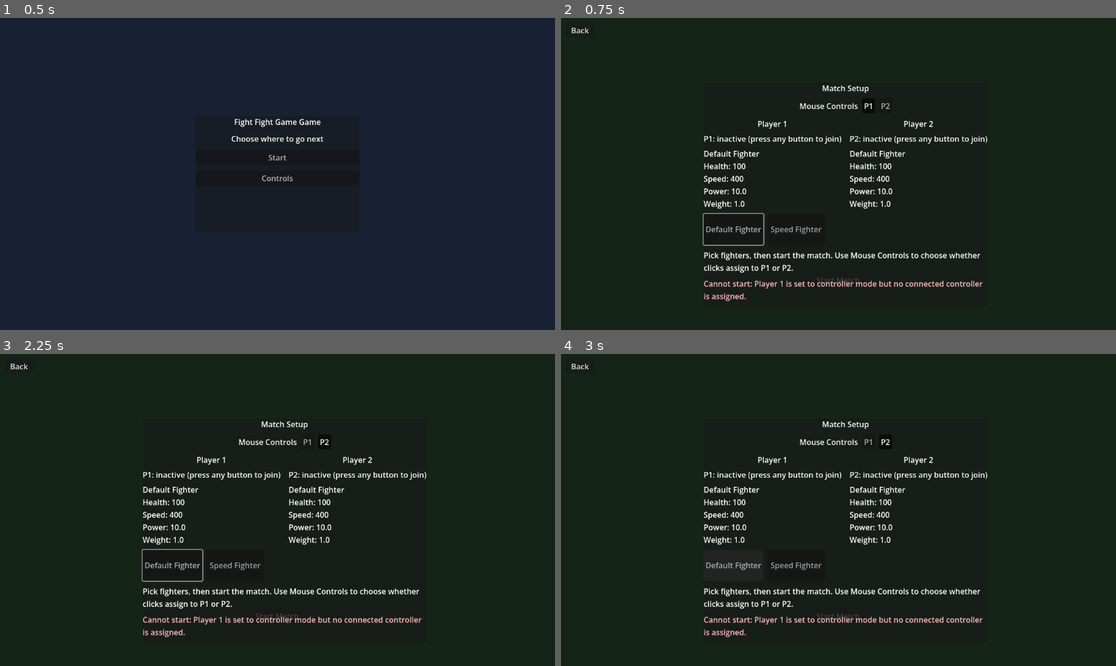
Above: before the commit, frames 1-4 (two rows, left to right).
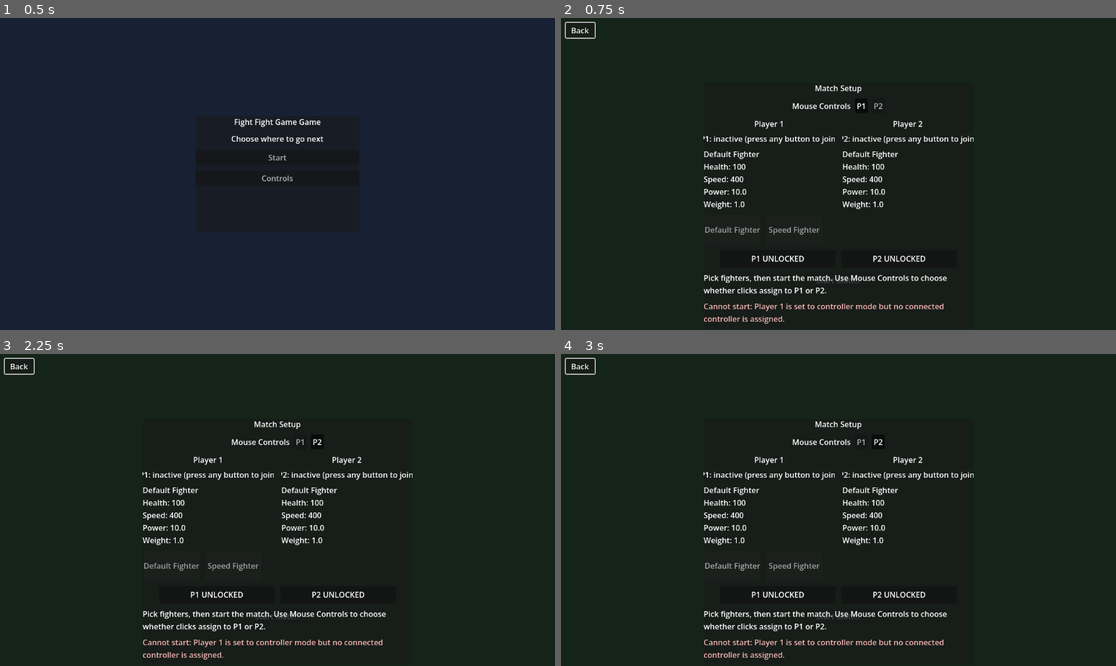
Above: after the commit, the same moments.

Repository: GitLlamma/Fight-Fight-Game-Game
Game: Godot game, scene res://scenes/main.tscn
Same seed, same stepped clock (60 frames per second), same inputs: the game is played once before the commit and once after it.
Inputs:
- Up to frame 1 (0.5 s): no input
- Up to frame 2 (0.75 s): click "Start" at 0.5 s
- Up to frame 3 (2.25 s): click "P1" at 1.25 s; click "P2" at 2 s
- Up to frame 4 (3 s): click "Default Fighter" at 2.75 s

Frame 1 is identical in both runs. In frame 2, 5.2% of the frame differs, in the area x 0-77%, y 1-98%; in frame 3, 5.2%; in frame 4, 5.1%.

Commit message:
Made the character select screen more static

Diff:
--- a/GodotFiles/fight-fight-game-game/scenes/ui/hud.tscn
+++ b/GodotFiles/fight-fight-game-game/scenes/ui/hud.tscn
@@ -142,6 +142,8 @@
 [node name="P1SelectionLabel" type="Label" parent="CharacterSelectScreen/SelectContent/PlayerColumns/P1Column"]
 text = "Current: -"
 horizontal_alignment = 1
+custom_minimum_size = Vector2(240, 24)
+clip_text = true
 
 [node name="P1PreviewLabel" type="Label" parent="CharacterSelectScreen/SelectContent/PlayerColumns/P1Column"]
 text = ""
@@ -162,6 +164,8 @@
 [node name="P2SelectionLabel" type="Label" parent="CharacterSelectScreen/SelectContent/PlayerColumns/P2Column"]
 text = "Current: -"
 horizontal_alignment = 1
+custom_minimum_size = Vector2(240, 24)
+clip_text = true
 
 [node name="P2PreviewLabel" type="Label" parent="CharacterSelectScreen/SelectContent/PlayerColumns/P2Column"]
 text = ""
@@ -172,6 +176,26 @@
 columns = 3
 theme_override_constants/h_separation = 8
 theme_override_constants/v_separation = 8
+
+[node name="LockStatusRow" type="HBoxContainer" parent="CharacterSelectScreen/SelectContent"]
+alignment = 1
+theme_override_constants/separation = 12
+
+[node name="P1LockPanel" type="PanelContainer" parent="CharacterSelectScreen/SelectContent/LockStatusRow"]
+custom_minimum_size = Vector2(240, 36)
+
+[node name="P1LockLabel" type="Label" parent="CharacterSelectScreen/SelectContent/LockStatusRow/P1LockPanel"]
+horizontal_alignment = 1
+text = "P1 Unlocked"
+clip_text = true
+
+[node name="P2LockPanel" type="PanelContainer" parent="CharacterSelectScreen/SelectContent/LockStatusRow"]
+custom_minimum_size = Vector2(240, 36)
+
+[node name="P2LockLabel" type="Label" parent="CharacterSelectScreen/SelectContent/LockStatusRow/P2LockPanel"]
+horizontal_alignment = 1
+text = "P2 Unlocked"
+clip_text = true
 
 [node name="HintLabel" type="Label" parent="CharacterSelectScreen/SelectContent"]
 text = "Pick fighters, then start the match. Use Mouse Controls to choose whether clicks assign to P1 or P2."
--- a/GodotFiles/fight-fight-game-game/scripts/hud.gd
+++ b/GodotFiles/fight-fight-game-game/scripts/hud.gd
@@ -22,6 +22,10 @@
 @onready var p2_selection_label = $CharacterSelectScreen/SelectContent/PlayerColumns/P2Column/P2SelectionLabel
 @onready var p1_preview_label = $CharacterSelectScreen/SelectContent/PlayerColumns/P1Column/P1PreviewLabel
 @onready var p2_preview_label = $CharacterSelectScreen/SelectContent/PlayerColumns/P2Column/P2PreviewLabel
+@onready var p1_lock_panel = $CharacterSelectScreen/SelectContent/LockStatusRow/P1LockPanel
+@onready var p1_lock_label = $CharacterSelectScreen/SelectContent/LockStatusRow/P1LockPanel/P1LockLabel
+@onready var p2_lock_panel = $CharacterSelectScreen/SelectContent/LockStatusRow/P2LockPanel
+@onready var p2_lock_label = $CharacterSelectScreen/SelectContent/LockStatusRow/P2LockPanel/P2LockLabel
 @onready var mouse_owner_p1_button = $CharacterSelectScreen/SelectContent/MouseOwnerRow/MouseOwnerP1Button
 @onready var mouse_owner_p2_button = $CharacterSelectScreen/SelectContent/MouseOwnerRow/MouseOwnerP2Button
 @onready var character_grid = $CharacterSelectScreen/SelectContent/CharacterGrid
@@ -107,6 +111,7 @@
 const PLAYER_LOCK_COLOR_P2 := Color(0.55, 0.75, 1.0, 1.0)
 const PLAYER_LOCK_COLOR_BOTH := Color(1.0, 0.55, 1.0, 1.0)
 const CHARACTER_TILE_IDLE_COLOR := Color(0.72, 0.72, 0.72, 1.0)
+const PLAYER_LOCK_PANEL_IDLE_COLOR := Color(0.6, 0.6, 0.6, 1.0)
 const MAIN_MENU_TARGET_START: StringName = &"start"
 const MAIN_MENU_TARGET_CONTROLS: StringName = &"controls"
 const REQUIRED_REBIND_ACTIONS: Array[StringName] = [
@@ -396,6 +401,7 @@
 	p2_selection_label.text = "P2: %s" % _build_character_select_player_status(2)
 	p1_preview_label.text = _build_preview_text(p1_selected_id)
 	p2_preview_label.text = _build_preview_text(p2_selected_id)
+	_refresh_lock_status_panels()
 	_refresh_character_grid_visuals()
 
 func _on_mouse_owner_p1_button_pressed() -> void:
@@ -426,9 +432,31 @@
 	var tile_button := Button.new()
 	tile_button.text = display_name
 	tile_button.custom_minimum_size = Vector2(120, 64)
+	tile_button.size_flags_horizontal = Control.SIZE_SHRINK_CENTER
+	tile_button.size_flags_vertical = Control.SIZE_SHRINK_CENTER
+	tile_button.focus_mode = Control.FOCUS_NONE
+	var base_style := _build_character_tile_stylebox(Color(1.0, 1.0, 1.0, 0.0))
+	tile_button.add_theme_stylebox_override("normal", base_style)
+	tile_button.add_theme_stylebox_override("hover", base_style.duplicate())
+	tile_button.add_theme_stylebox_override("pressed", base_style.duplicate())
+	tile_button.add_theme_stylebox_override("focus", base_style.duplicate())
 	tile_button.pressed.connect(_on_character_grid_tile_pressed.bind(character_id))
 	character_grid.add_child(tile_button)
 	character_grid_buttons.append(tile_button)
+
+func _build_character_tile_stylebox(border_color: Color) -> StyleBoxFlat:
+	var style := StyleBoxFlat.new()
+	style.bg_color = Color(0.2, 0.2, 0.2, 0.35)
+	style.border_width_left = 2
+	style.border_width_top = 2
+	style.border_width_right = 2
+	style.border_width_bottom = 2
+	style.border_color = border_color
+	style.corner_radius_top_left = 4
+	style.corner_radius_top_right = 4
+	style.corner_radius_bottom_right = 4
+	style.corner_radius_bottom_left = 4
+	return style
 
 func _on_character_grid_tile_pressed(character_id: StringName) -> void:
 	var cursor_index: int = _find_character_index(character_id)
@@ -458,11 +486,9 @@
 	if state.is_empty() or not bool(state.get("active", false)):
 		return "inactive (press any button to join)"
 
-	var cursor_index: int = int(state.get("cursor_index", 0))
-	var cursor_name: String = _get_character_name_for_index(cursor_index)
 	if bool(state.get("locked", false)):
-		return "locked on %s (B to unlock)" % cursor_name
-	return "hovering %s (A to lock)" % cursor_name
+		return "locked (B to unlock)"
+	return "hovering (A to lock)"
 
 func _reset_character_select_player_state() -> void:
 	character_select_player_state.clear()
@@ -726,17 +752,18 @@
 		elif p2_cursor:
 			tile.self_modulate = PLAYER_CURSOR_COLOR_P2
 
-		var marker := ""
-		if p1_locked:
-			marker += " [P1 LOCK]"
-		elif p1_cursor:
-			marker += " [P1]"
-		if p2_locked:
-			marker += " [P2 LOCK]"
-		elif p2_cursor:
-			marker += " [P2]"
-		var base_label: String = character_display_names_by_index[index] if index < character_display_names_by_index.size() else tile.text
-		tile.text = "%s%s" % [base_label, marker]
+		if index < character_display_names_by_index.size():
+			tile.text = character_display_names_by_index[index]
+
+func _refresh_lock_status_panels() -> void:
+	var p1_locked: bool = _is_character_player_locked(1)
+	var p2_locked: bool = _is_character_player_locked(2)
+
+	p1_lock_label.text = "P1 LOCKED" if p1_locked else "P1 UNLOCKED"
+	p2_lock_label.text = "P2 LOCKED" if p2_locked else "P2 UNLOCKED"
+
+	p1_lock_panel.self_modulate = PLAYER_LOCK_COLOR_P1 if p1_locked else PLAYER_LOCK_PANEL_IDLE_COLOR
+	p2_lock_panel.self_modulate = PLAYER_LOCK_COLOR_P2 if p2_locked else PLAYER_LOCK_PANEL_IDLE_COLOR
 
 func _get_character_name_for_index(index: int) -> String:
 	if index < 0 or index >= character_ids_by_index.size():
@@ -1321,8 +1348,8 @@
 		_focus_default_controls_menu_item()
 		return
 	if character_select_screen.visible:
-		if get_viewport().gui_get_focus_owner() == null and character_grid_buttons.size() > 0:
-			character_grid_buttons[0].grab_focus()
+		if get_viewport().gui_get_focus_owner() == null:
+			back_to_main_menu_button.grab_focus()
 		return
 	if win_screen.visible:
 		if get_viewport().gui_get_focus_owner() == null:
Not shown, changed: DOCUMENTATION.md
